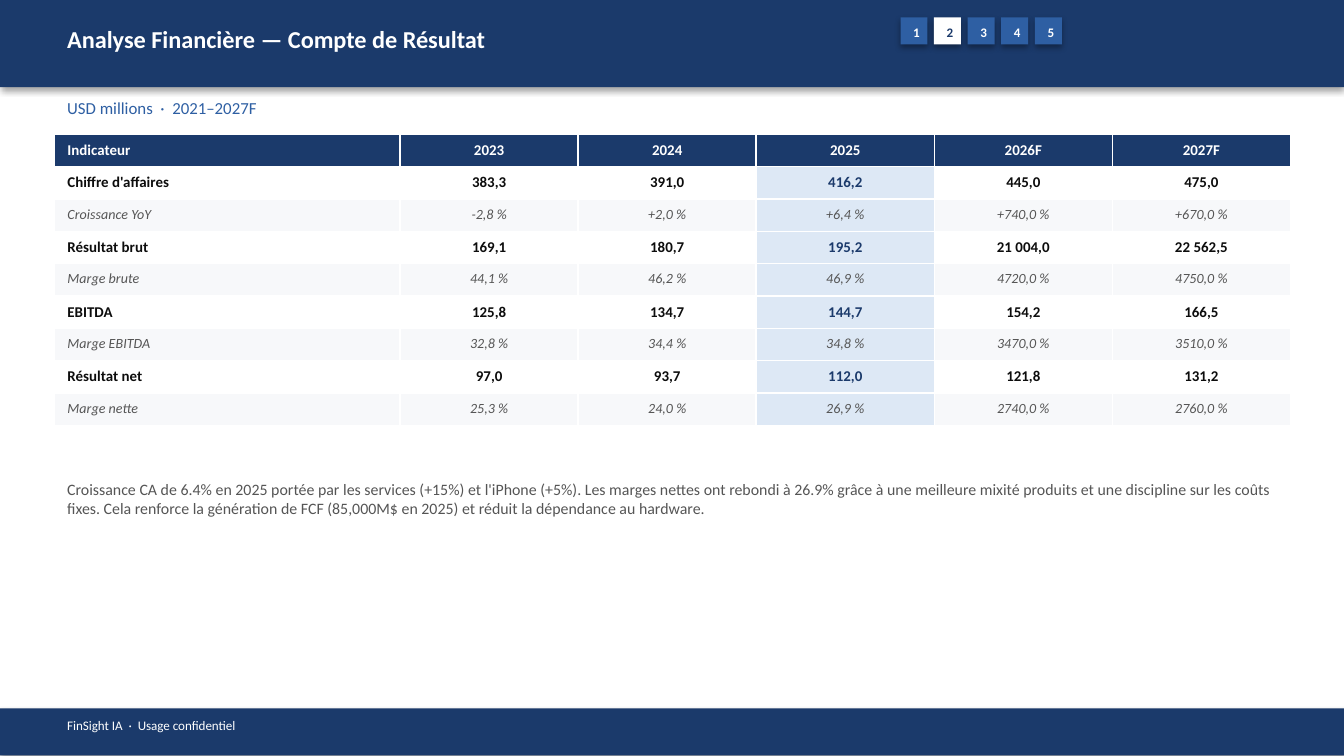
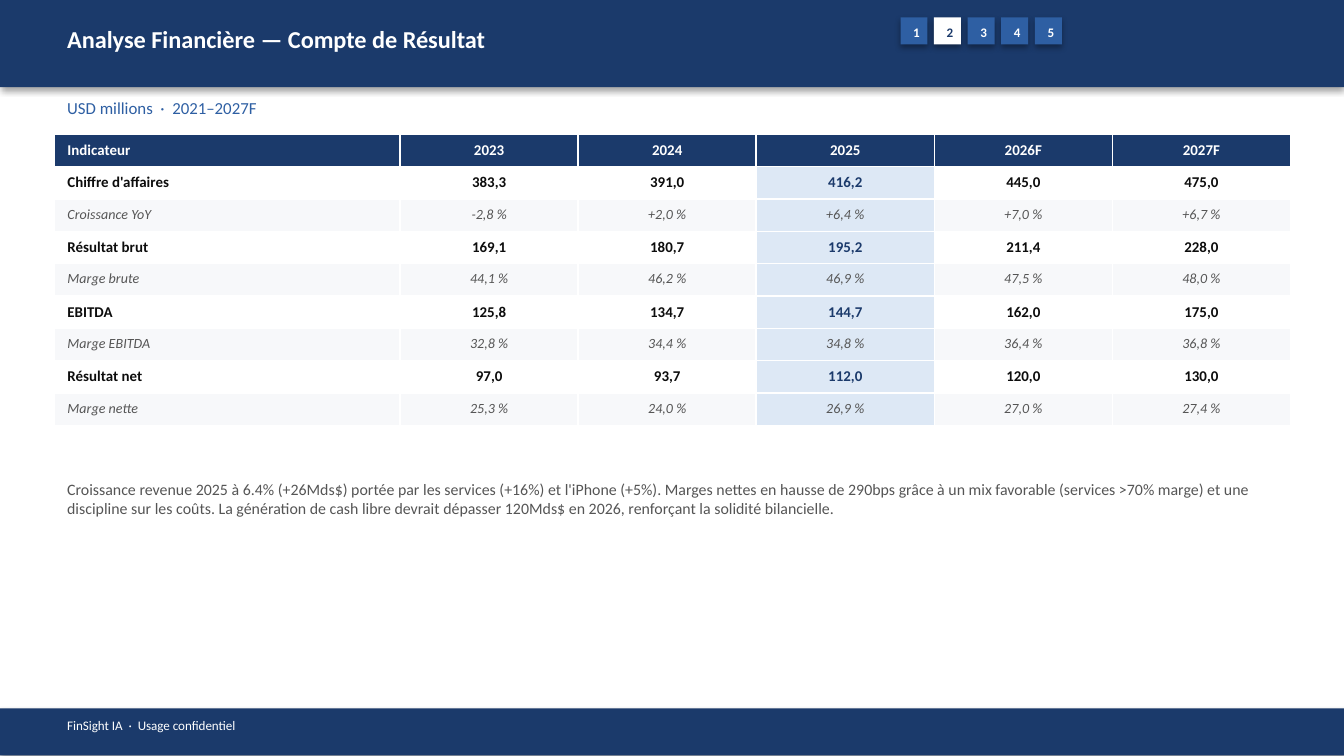
Before and after one commit to baptistejeh07-art/finsight-ia, a slide deck: slide 8 of preview/AAPL/AAPL_pitchbook.pptx. Drawn at 1344x756 pixels with LibreOffice and Linux fonts; fonts in the diff are those of the drawing. Boxes give left, top, right and bottom in pixels: in the first picture for what was removed or moved away, otherwise in the second. Text is boxed around its words. In the diff, an @@ line names an element or a change of style, - is before the commit and + after.

```diff
--- a/preview/AAPL/AAPL_pitchbook.pptx
+++ b/preview/AAPL/AAPL_pitchbook.pptx
@@ table at [54, 134, 1288, 426] @@
-row 3, column 5: +740,0 %
+row 3, column 5: +7,0 %
-row 3, column 6: +670,0 %
+row 3, column 6: +6,7 %
-row 4, column 5: 21 004,0
+row 4, column 5: 211,4
-row 4, column 6: 22 562,5
+row 4, column 6: 228,0
-row 5, column 5: 4720,0 %
+row 5, column 5: 47,5 %
-row 5, column 6: 4750,0 %
+row 5, column 6: 48,0 %
-row 6, column 5: 154,2
+row 6, column 5: 162,0
-row 6, column 6: 166,5
+row 6, column 6: 175,0
-row 7, column 5: 3470,0 %
+row 7, column 5: 36,4 %
-row 7, column 6: 3510,0 %
+row 7, column 6: 36,8 %
-row 8, column 5: 121,8
+row 8, column 5: 120,0
-row 8, column 6: 131,2
+row 8, column 6: 130,0
-row 9, column 5: 2740,0 %
+row 9, column 5: 27,0 %
-row 9, column 6: 2760,0 %
+row 9, column 6: 27,4 %
@@ text at [67, 483, 1249, 517]: text changed @@
-Croissance CA de 6.4% en 2025 portée par les services (+15%) et l'iPhone (+5%). Les marges nettes ont rebondi à 26.9% grâce à une meilleure mixité produits et une discipline sur les coûts fixes. Cela renforce la génération de FCF (85,000M$ en 2025) et réduit la dépendance au hardware.
+Croissance revenue 2025 à 6.4% (+26Mds$) portée par les services (+16%) et l'iPhone (+5%). Marges nettes en hausse de 290bps grâce à un mix favorable (services >70% marge) et une discipline sur les coûts. La génération de cash libre devrait dépasser 120Mds$ en 2026, renforçant la solidité bilancielle.
```
Also in this commit, not shown: 14 other slides changed, 4 other files.
